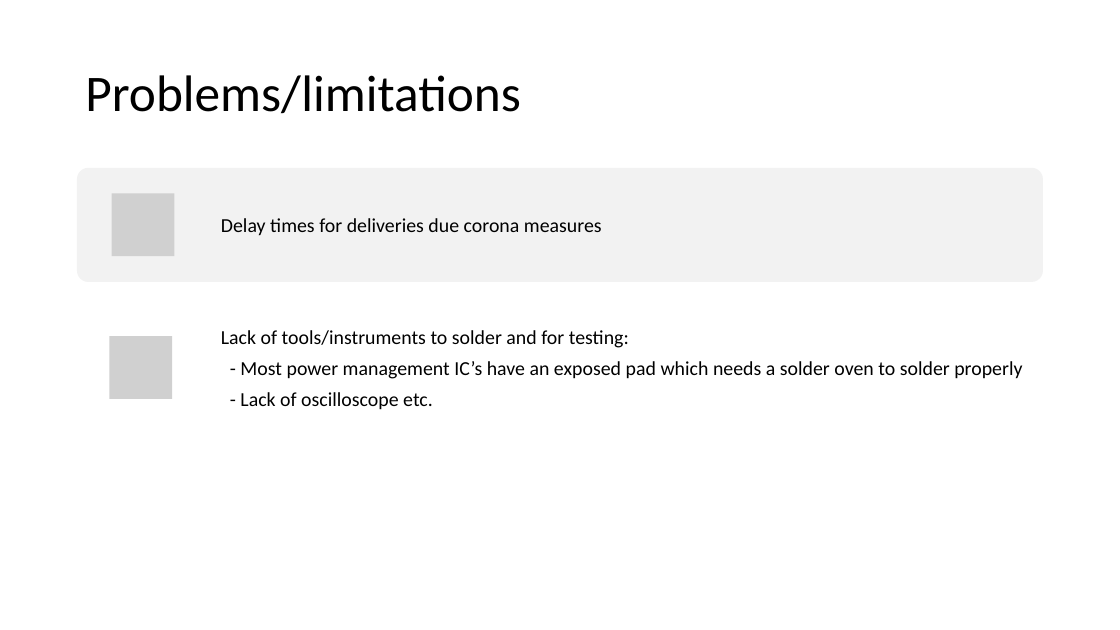
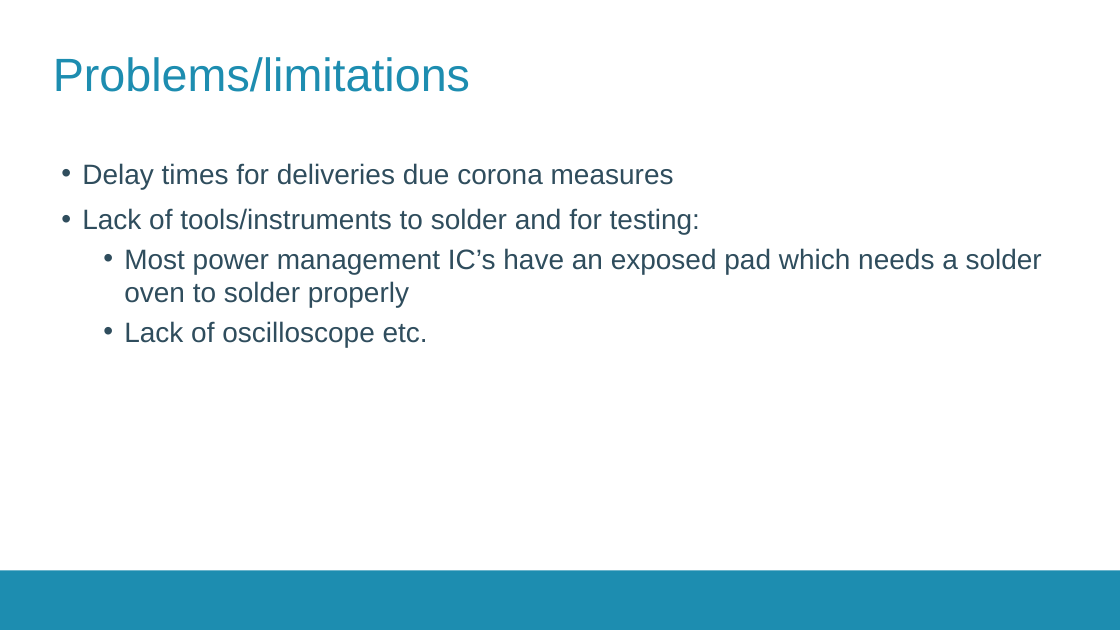
Before and after one commit to thomasf10/cosy_cafeteria, a slide deck: slide 4 of presentatie/tussentijdsepresentatie.pptx. Drawn at 1120x630 pixels with LibreOffice and Linux fonts; fonts in the diff are those of the drawing; grey boxes stand for pictures; background and template pictures are left out. Boxes give left, top, right and bottom in pixels: in the first picture for what was removed or moved away, otherwise in the second. Text is boxed around its words. In the diff, an @@ line names an element or a change of style, - is before the commit and + after.

```diff
--- a/presentatie/tussentijdsepresentatie.pptx
+++ b/presentatie/tussentijdsepresentatie.pptx
@@ title "Problems/limitations": place and size @@
-title "Problems/limitations" at [85,75,521,114]
+title "Problems/limitations" at [53,57,470,92]
@@ title "Problems/limitations" at [53,57,470,92]: size 44 to 40 pt, font Calibri to Arial, text colour #000000 to #1D8DB0; line spacing 0.9 to 1 @@
@@ text "Delay times for deliveries due ...": place and size @@
-text "Delay times for deliveries due ..." at [221,330,1022,410]
+text "Delay times for deliveries due ..." at [82,163,1042,347]
@@ text "Delay times for deliveries due ..." at [82,163,1042,347]: vertical alignment middle to top @@
@@ text at [82,163,674,189]: paragraph added @@
+• Delay times for deliveries due corona measures
@@ text at [82,208,700,234]: size 17 to 24 pt, font Calibri to Arial, text colour #000000 to #2F4D5D in "Lack of tools/instruments to solder and for ..."; bullet none to •; more space between paragraphs @@
@@ text at [124,248,1042,347]: text changed; size 17 to 24 pt; font Calibri to Arial; text colour #000000 to #2F4D5D @@
-- Most power management IC’s have an exposed pad which needs a solder oven to solder properly
-- Lack of oscilloscope etc.
+  • Most power management IC’s have an exposed pad which needs a solder oven to solder properly
+  • Lack of oscilloscope etc.
@@ group removed at [77,168,1044,436]: 2 rounded rectangles, 2 pictures, 1 text @@
-Delay times for deliveries due corona measures
@@ rectangle added at [0,571,1120,630], fill #1D8DB0 @@
```
Also in this commit, not shown: 7 other slides changed, 6 other files.
